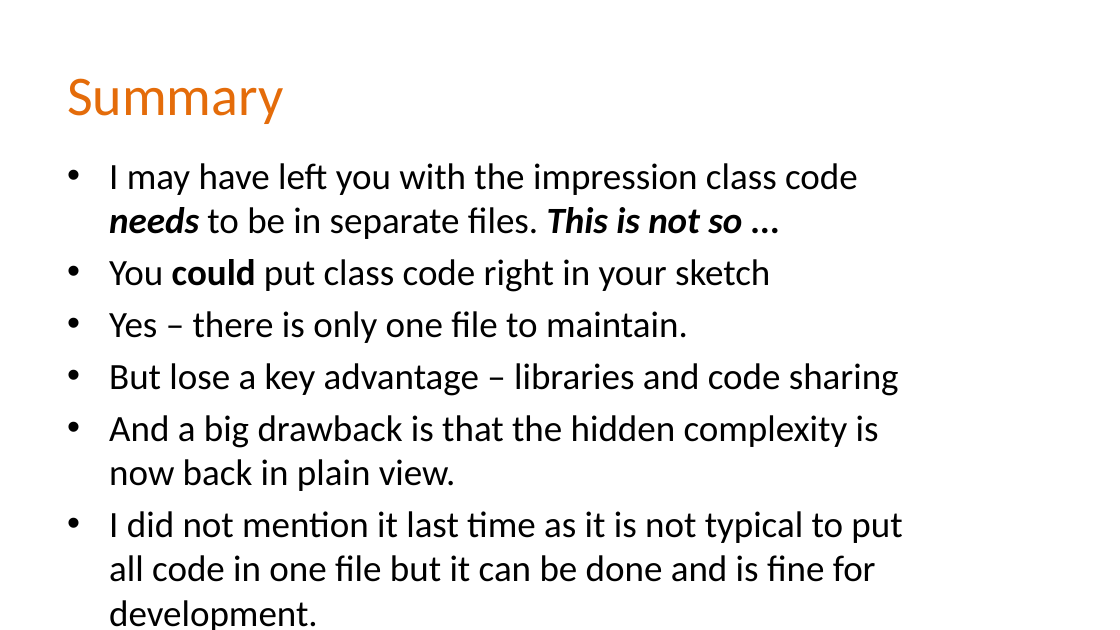
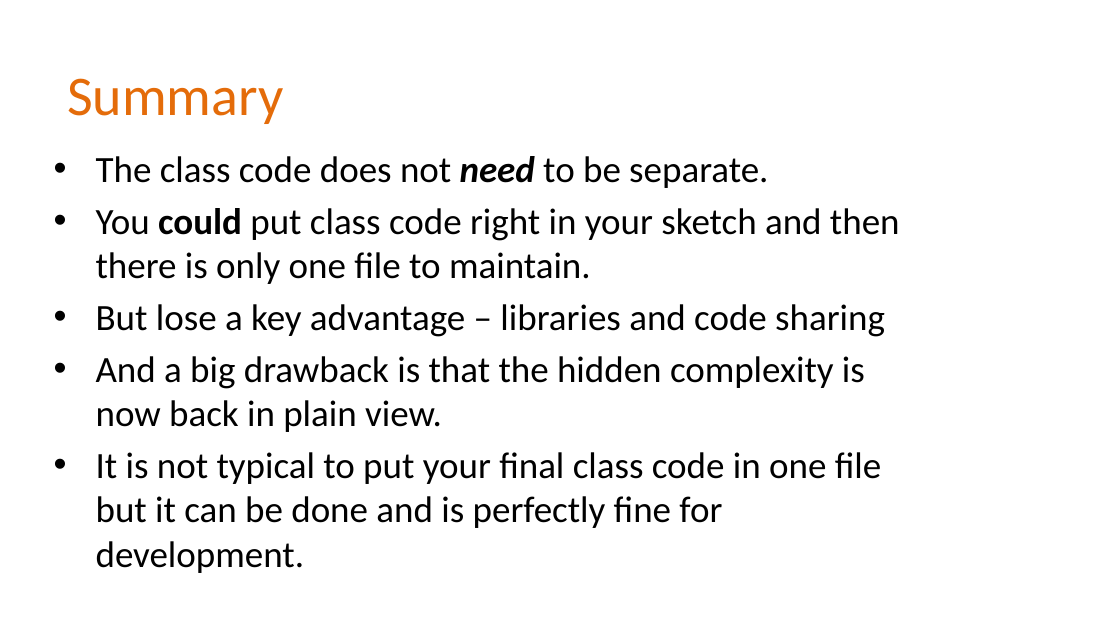
Before and after one commit to Alan-Lomax/MERG-SIG-Presentations, a slide deck: slide 11 of Introduction to Class Programming Part 2.pptx. Drawn at 1120x630 pixels with LibreOffice and Linux fonts; fonts in the diff are those of the drawing; background and template pictures are left out. Boxes give left, top, right and bottom in pixels: in the first picture for what was removed or moved away, otherwise in the second. Text is boxed around its words. In the diff, an @@ line names an element or a change of style, - is before the commit and + after.

```diff
--- a/Introduction to Class Programming Part 2.pptx
+++ b/Introduction to Class Programming Part 2.pptx
@@ text "The class code does not ...": place and size @@
-text "The class code does not ..." at [109, 163, 902, 582]
+text "The class code does not ..." at [96, 156, 900, 573]
@@ text at [96, 156, 900, 284]: text changed @@
-• I may have left you with the impression class code needs to be in separate files. This is not so ...
-• You could put class code right in your sketch
-• Yes – there is only one file to maintain.
+• The class code does not need to be separate.
+• You could put class code right in your sketch and then there is only one file to maintain.
@@ text at [96, 452, 881, 573]: text changed @@
-• I did not mention it last time as it is not typical to put all code in one file but it can be done and is fine for development.
+• It is not typical to put your final class code in one file but it can be done and is perfectly fine for development.
```
Also in this commit, not shown: 10 other slides changed, 1 slide added, 1 slide removed.
